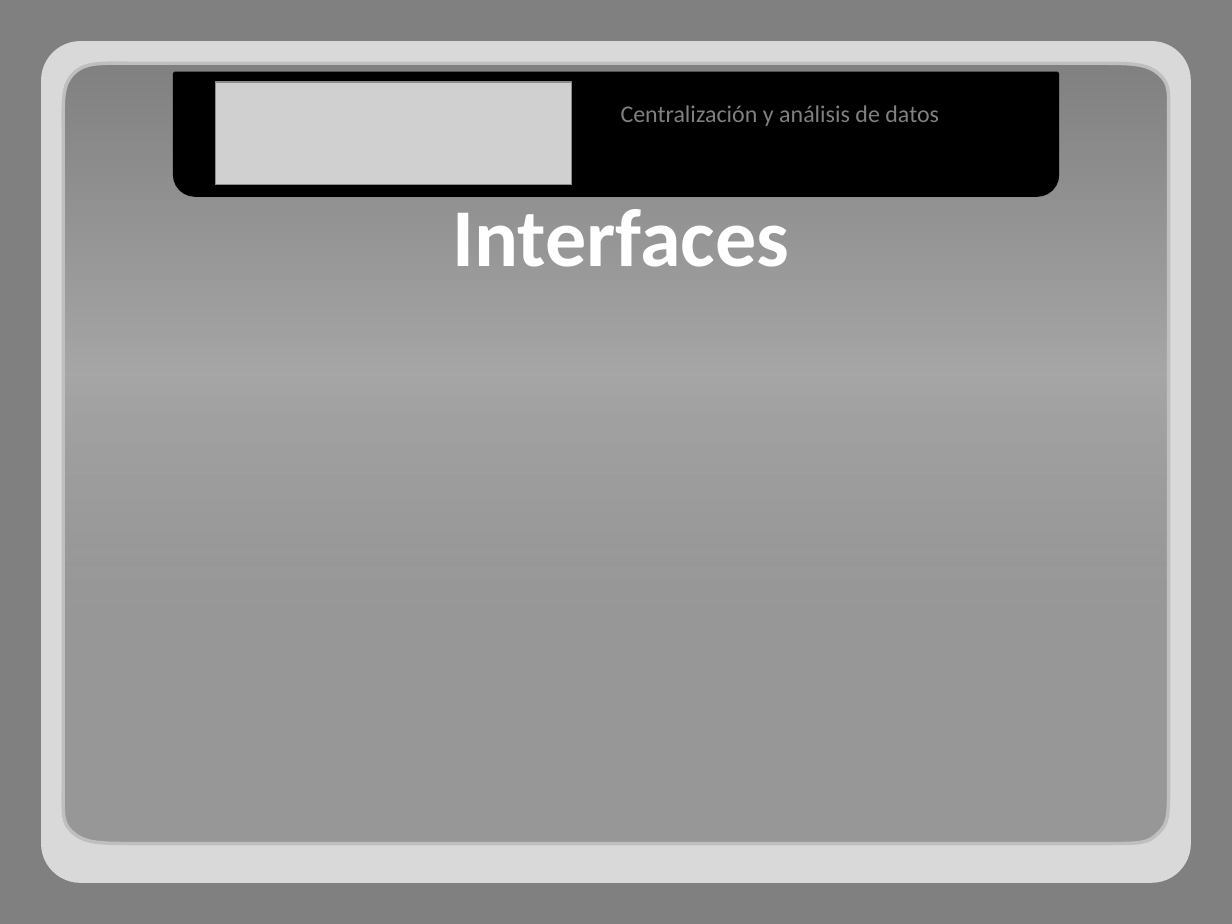
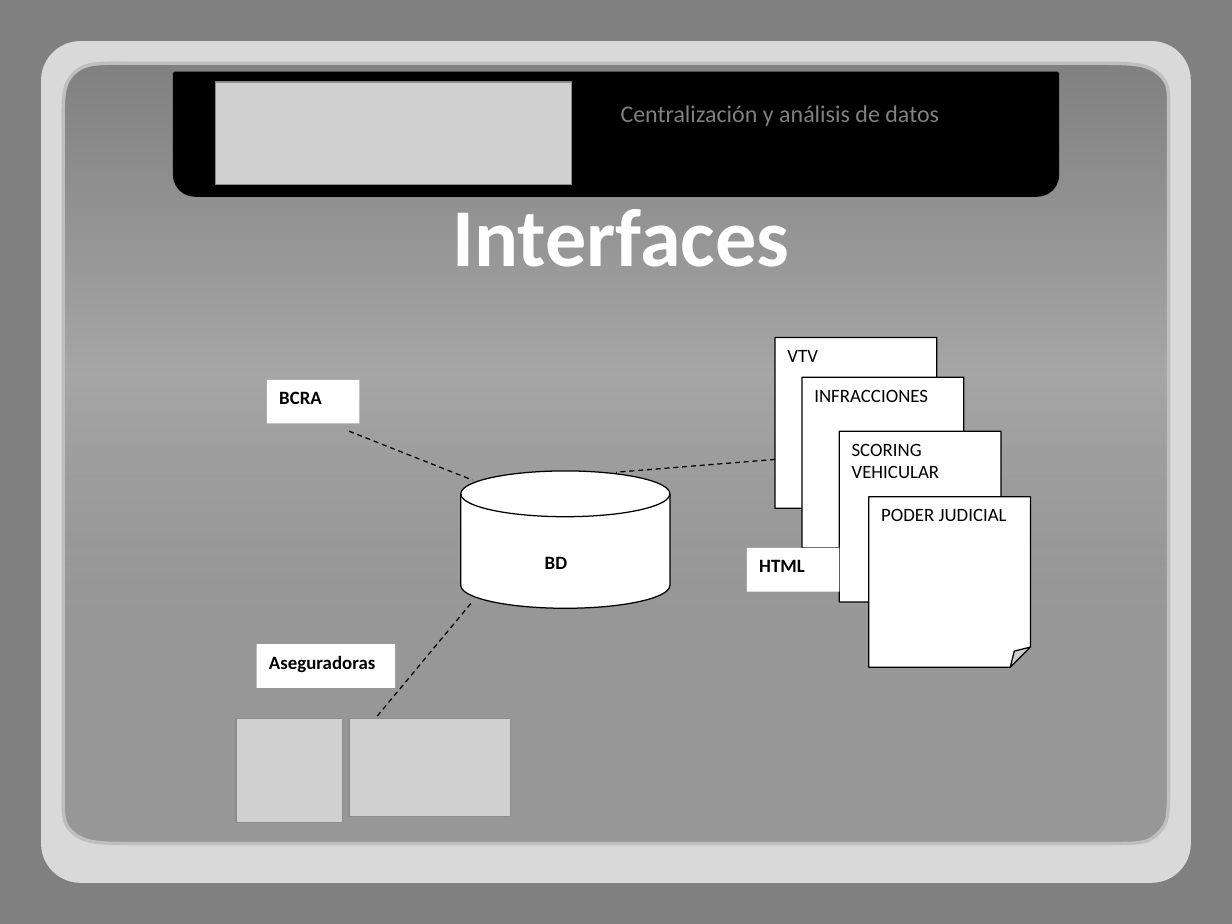
Before and after one commit to adrianachelotti/tallerdesarrollo1ero2011, a slide deck: slide 8 of Presentacion/Tecnica/Presentacion Tecnica.pptx. Drawn at 1232x924 pixels with LibreOffice and Linux fonts; fonts in the diff are those of the drawing; grey boxes stand for pictures. Boxes give left, top, right and bottom in pixels: in the first picture for what was removed or moved away, otherwise in the second. Text is boxed around its words. In the diff, an @@ line names an element or a change of style, - is before the commit and + after.

Commit message:
Interfaces

```diff
--- a/Presentacion/Tecnica/Presentacion Tecnica.pptx
+++ b/Presentacion/Tecnica/Presentacion Tecnica.pptx
@@ group added at (256, 338, 1030, 716): 4 folded corners, 3 rectangles, 3 lines, 1 cylinder, 1 text @@
+VTV
+INFRACCIONES
+SCORING VEHICULAR
+HTML
+BCRA
+PODER JUDICIAL
+Aseguradoras
+BD
@@ picture added at (237, 718, 342, 822) @@
@@ picture added at (349, 718, 510, 816) @@
```
